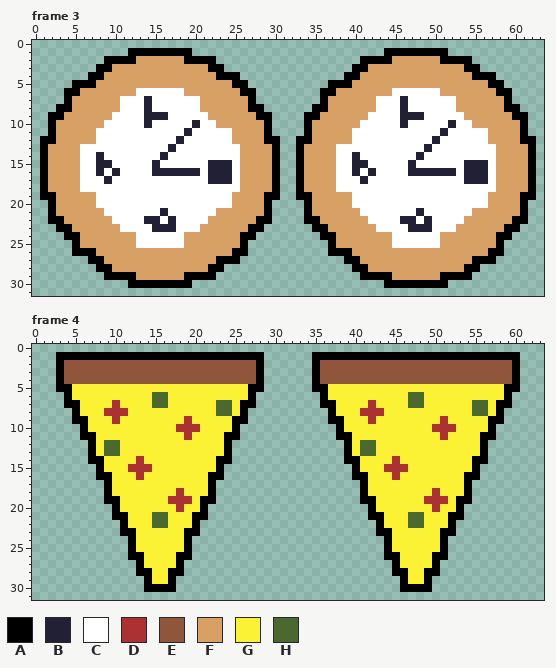
Two states of a pixel-art file, assets/perry_llama/enemy_wide_64_32.aseprite. The picture above was drawn from the file before the commit.
64x32 pixels, 4 frames. Shown: frame 3, frame 4. The commit also changed other frames, which this record leaves out.
Palette (. is transparent): A #000000  B #222034  C #ffffff  D #ac3232  E #8f563b  F #d9a066  G #fbf236  H #4b692f
After the commit:
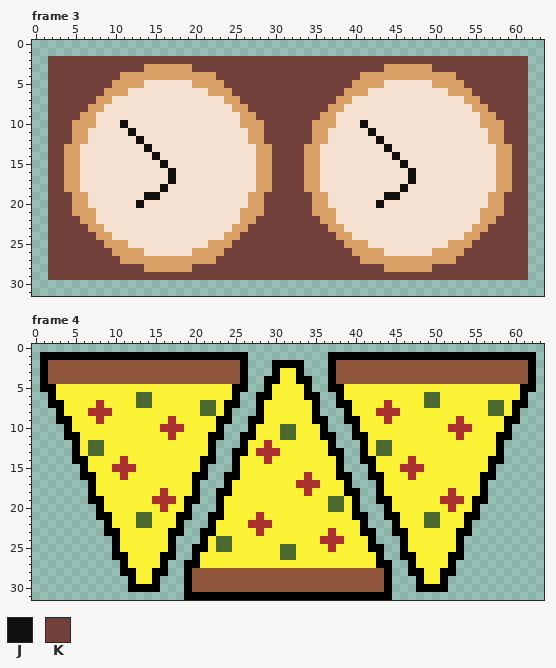
Colours new in this view: J #111111  K #73413c
Changes in this commit:
layer "Layer 5" added
layer "Layer 3" added
layer "cactus #2" removed
colour C: #ffffff -> #f5e1d2
Changed rows in their new state; - is a pixel that keeps its letter.
Frame 3:
first column x 1:
 1 -----------........------------------------........-----------
 2 -KKKKKKKKKKKKKKKKKKKKKKKKKKKKKKKKKKKKKKKKKKKKKKKKKKKKKKKKKKKK-
 3 -KKKKKKKKKKKK------KKKKKKKKKKKKKKKKKKKKKKKK------KKKKKKKKKKKK-
 4 -KKKKKKKKK------------KKKKKKKKKKKKKKKKKK------------KKKKKKKKK-
 5 -KKKKKKKK----CCCCCC----KKKKKKKKKKKKKKKK----CCCCCC----KKKKKKKK-
 6 -KKKKKKK---C------CCC---KKKKKKKKKKKKKK---CCC------C---KKKKKKK-
 7 -KKKKKK--C---C------CCC--KKKKKKKKKKKK--CCC---C------C--KKKKKK-
 8 -KKKKK--CC---C------CCCC--KKKKKKKKKK--CCCC---C------CC--KKKKK-
 9 -KKKK--CC----CCC-----CCCC--KKKKKKKK--CCCC----CCC-----CC--KKKK-
10 -KKK---C--J--C-----C--CCC---KKKKKK---CCCJ----C-----C--C---KKK-
11 -KKK--C----J------C-----CC--KKKKKK--CCC--J--------C-------KKK-
12 .KKK--C-----J----C------CC--KKKKKK--CCC---J------C--------KKK.
13 .KK----------J--C--------CC--KKKK--CC------J----C----------KK.
14 .KK----C------JC---------CC--KKKK--CC--C----J--C-----------KK.
15 .KK----CC-----CJ-----CCC-CC--KKKK--CC--CC----JC------CCC---KK.
16 .KK----C-C----CCJCCC-CCC-CC--KKKK--CC--C-C----JCCCCC-CCC---KK.
17 .KK-----C-------J----CCC-CC--KKKK--CC---C-----J------CCC---KK.
18 .KK------------J---------CC--KKKK--CC--------J-------------KK.
19 .KKK--C------JJ---------CC--KKKKKK--CCC----JJ-------------KKK.
20 -KKK--C-----J-----------CC--KKKKKK--CCC---J---------------KKK-
21 -KKK---C-------C------CCC---KKKKKK---CCC-------C------C---KKK-
22 -KKKK--CC----CC-C----CCCC--KKKKKKKK--CCCC----CC-C----CC--KKKK-
23 -KKKKK--CC----CCC---CCCC--KKKKKKKKKK--CCCC----CCC---CC--KKKKK-
24 -KKKKKK--CCC------CCCCC--KKKKKKKKKKKK--CCCCC------CCC--KKKKKK-
25 -KKKKKKK---C------CCC---KKKKKKKKKKKKKK---CCC------C---KKKKKKK-
26 -KKKKKKKK----CCCCCC----KKKKKKKKKKKKKKKK----CCCCCC----KKKKKKKK-
27 -KKKKKKKKK------------KKKKKKKKKKKKKKKKKK------------KKKKKKKKK-
28 -KKKKKKKKKKKK------KKKKKKKKKKKKKKKKKKKKKKKK------KKKKKKKKKKKK-
29 -KKKKKKKKKKKKKKKKKKKKKKKKKKKKKKKKKKKKKKKKKKKKKKKKKKKKKKKKKKKK-
30 -----------........------------------------........-----------
Frame 4:
first column x 1:
 1 AA------------------------..------..------------------------AA
 2 AEE----------------------A..-AAAA-..A----------------------EEA
 3 AEE----------------------A..-AGGA-..A----------------------EEA
 4 AEE----------------------A..AAGGAA..A----------------------EEA
 5 AAGG--------------------AA..AGGGGA..AA--------------------GGAA
 6 -AGG--------HHGG--------A..AAGGGGAA..A--------GGHH--------GGA-
 7 -AAGG--D-G--HHGG----HHGAA..AGGGGGGA..AA--G-D--GGHH----GGHHGAA-
 8 --AGG-DD-GG---------HHGA..-AGGGGGGA-..A-GG-DD---------GGHHGA--
 9 --AAGG-D-G------D-G---AA..AAGGGGGGAA..AA-G-D------G-D---GGAA--
10 ---AGG---------DD-GG--A..-AGGGHHGGGA-..A---------GG-DD--GGA---
11 ---AAGG---------D-G--AA..AAGGGHHGGGAA..AA---------G-D--GGAA---
12 ----AGHHGG-----------A..-AGGDGGGGGGGA-..AGHH-----------GGA----
13 ----AGHHGG-----------A..AAGDDDGGGGGGAA..AGHH-----------GGA----
14 ----AAGG--D-G-------AA..AGGGDGGGGGGGGA..AA--G-D-------GGAA----
15 -----AGG-DD-GG------A..-AGGGGGGGGGGGGA-..A-GG-DD------GGA-----
16 -----AAGG-D-G------AA..AAGGGGGGGGDGGGAA..AA-G-D------GGAA-----
17 ------AGG----------A..-AGGGGGGGGDDDGGGA-..A----------GGA------
18 ------AGG------D-G-A..AAGGGGGGGGGDGGGGAA..A------G-D-GGA------
19 ------AAGG----DD-GAA..AGGGGGGGGGGGGGHHGA..AA----GG-DDGAA------
20 -------AGG-----D-GA..-AGGGGGGGGGGGGGHHGA-..A-----G-DGGA-------
21 -------AAGG-HHGG-AA..AAGGGGDGGGGGGGGGGGAA..AA-GGHH-GGAA-------
22 --------AGG-HHGG-A..-AGGGGDDDGGGGGGGGGGGA-..A-GGHH-GGA--------
23 --------AAGG----AA..AAGGGGGDGGGGGGGGDGGGAA..AA----GGAA--------
24 ---------AGG----A..-AGHHGGGGGGGGGGGDDDGGGA-..A----GGA---------
25 ---------AGG----A..AAGHHGGGGGGHHGGGGDGGGGAA..A----GGA---------
26 ---------AAGG--AA..AGGGGGGGGGGHHGGGGGGGGGGA..AA--GGAA---------
27 ----------AGG--A..AAGGGGGGGGGGGGGGGGGGGGGGAA..A--GGA----------
28 ----------AAGGAA..AEEEEEEEEEEEEEEEEEEEEEEEEA..AAGGAA----------
29 -----------AGGA..-AEEEEEEEEEEEEEEEEEEEEEEEEA-..AGGA-----------
30 -----------AA--..-AEEEEEEEEEEEEEEEEEEEEEEEEA-..--AA-----------
31 ------------------AAAAAAAAAAAAAAAAAAAAAAAAAA------------------
Boxes around the changes in both pictures, in picture pixels (x1, y1, x2, y2):
changed: (40, 48, 536, 288)
changed: (40, 352, 536, 600)
